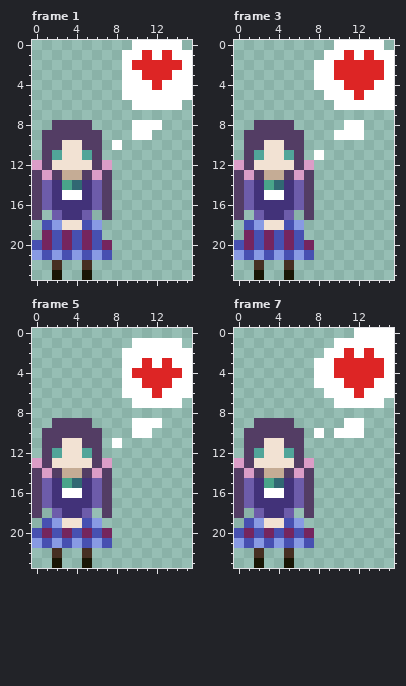
Two states of a animated GIF sprite, nozomi-heart.gif. The first picture shows the starting point.
The file is 32x48 pixels, drawn in blocks of 2x2; one block is one cell here. Shown: frame 1, frame 3, frame 5, frame 7. The commit also changed other frames, which this record leaves out.
The same view after the edit:
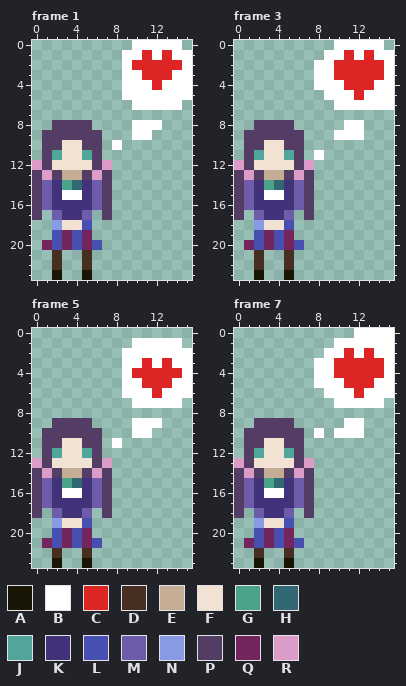
Palette (. is transparent): A #191605  B #ffffff  C #dd2525  D #462f22  E #c5ac95  F #f2e2d3  G #49a48a  H #316873  J #51a599  K #423279  L #4750b1  M #6d5caa  N #889ae4  P #533d64  Q #75255e  R #db9dc7
What changed:
Frame 1:
Colour L becomes colour D in row 21 at x 5.
Colour N becomes colour D in row 21 at x 2.
Colour L is removed in row 18 at x 1; in row 19 at x 6; in row 20 at x 0; in row 21 at x 1, 3 and 7.
Colour N is removed in row 18 at x 6; in row 21 at x 0, 4 and 6.
Colour Q is removed in row 19 at x 1; in row 20 at x 7.
Frame 3: the same change as frame 1
Frame 5:
Colour N becomes colour L in row 21 at x 2, 4 and 6.
Colour L becomes colour Q in row 21 at x 1, 3 and 5.
Colour L is removed in row 19 at x 1; in row 20 at x 0 and 6; in row 21 at x 7.
Colour N is removed in row 19 at x 6; in row 21 at x 0.
Colour Q is removed in row 20 at x 1 and 7.
Frame 7: the same change as frame 5
